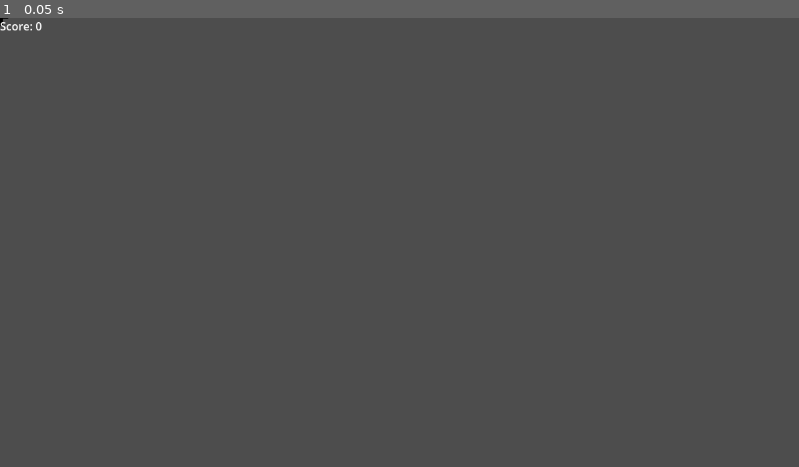
Above: before the commit, frame 1.
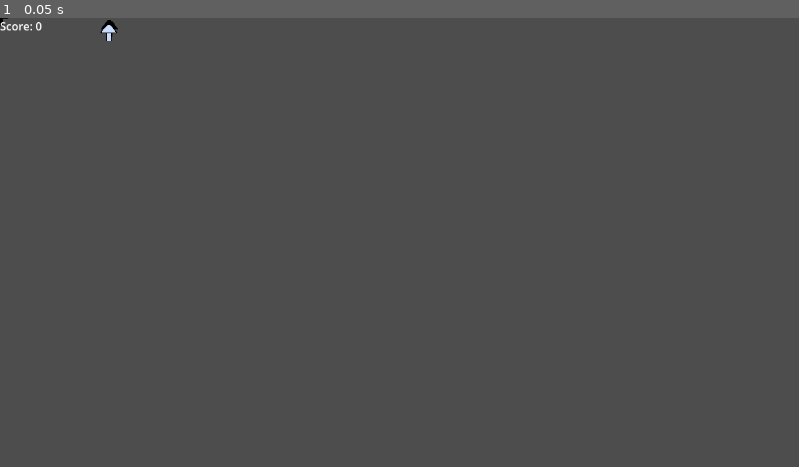
Above: after the commit, the same moment.

Repository: MichelleCDjunaidi/Karen_Simulator
Game: Godot game, scene res://scenes/game.tscn
The game is run twice, just before and just after one commit, with the same random seed, the same clock (stepped at 60 frames per second) and the same inputs. Before the commit the project has no main scene; this scene is started directly in both runs.
Inputs:
- Up to frame 1 (0.05 s): no input

The runs differ from the first frame. In frame 1, less than 0.1% of the frame differs, in the area x 12-15%, y 0-6%.
Error before the commit: Invalid call. Nonexistent function 'incrementScore' in base 'CanvasLayer'. (res://scripts/ArrowNote.gd:22)

Commit message:
first update, cleanup needed

Diff:
--- a/project.godot
+++ b/project.godot
@@ -11,6 +11,7 @@
 [application]
 
 config/name="Karen_Simulator"
+run/main_scene="res://scenes/game.tscn"
 config/features=PackedStringArray("4.1", "GL Compatibility")
 config/icon="res://icon.svg"
 
--- /dev/null
+++ b/scenes/ArrowButton.tscn
@@ -0,0 +1,23 @@
+[gd_scene load_steps=5 format=3 uid="uid://b0fvwsaa0ldkw"]
+
+[ext_resource type="Texture2D" uid="uid://cm6p2gdgqdk6u" path="res://frames/Sprite-0001.png" id="1_ka8la"]
+[ext_resource type="Texture2D" uid="uid://b5rdv2jtwak14" path="res://frames/Sprite-0002.png" id="2_vqidy"]
+[ext_resource type="Script" path="res://scripts/ArrowButton.gd" id="3_vevw5"]
+
+[sub_resource type="SpriteFrames" id="SpriteFrames_s0gaw"]
+animations = [{
+"frames": [{
+"duration": 1.0,
+"texture": ExtResource("1_ka8la")
+}, {
+"duration": 1.0,
+"texture": ExtResource("2_vqidy")
+}],
+"loop": true,
+"name": &"default",
+"speed": 5.0
+}]
+
+[node name="ArrowLeftButton" type="AnimatedSprite2D"]
+sprite_frames = SubResource("SpriteFrames_s0gaw")
+script = ExtResource("3_vevw5")
--- a/scenes/ArrowNote.tscn
+++ b/scenes/ArrowNote.tscn
@@ -21,6 +21,9 @@
 [sub_resource type="RectangleShape2D" id="RectangleShape2D_d3m5t"]
 size = Vector2(5, 9)
 
+[sub_resource type="RectangleShape2D" id="RectangleShape2D_13txc"]
+size = Vector2(5, 4.5)
+
 [node name="ArrowNote" type="AnimatedSprite2D"]
 sprite_frames = SubResource("SpriteFrames_eeiol")
 frame = 1
@@ -32,4 +35,10 @@
 [node name="CollisionShape2D" type="CollisionShape2D" parent="GoodArea"]
 shape = SubResource("RectangleShape2D_d3m5t")
 
+[node name="PerfectArea" type="Area2D" parent="."]
+
+[node name="CollisionShape2D" type="CollisionShape2D" parent="PerfectArea"]
+shape = SubResource("RectangleShape2D_13txc")
+
 [connection signal="area_entered" from="GoodArea" to="." method="_on_GoodArea_area_entered"]
+[connection signal="area_entered" from="PerfectArea" to="." method="_on_PerfectArea_area_entered"]
--- a/scenes/game.tscn
+++ b/scenes/game.tscn
@@ -1,21 +1,25 @@
-[gd_scene load_steps=6 format=3 uid="uid://bggqbyyq5scir"]
+[gd_scene load_steps=7 format=3 uid="uid://bggqbyyq5scir"]
 
 [ext_resource type="Script" path="res://scripts/game.gd" id="1_hq0dr"]
 [ext_resource type="PackedScene" uid="uid://bgix75oefke2t" path="res://scenes/ArrowNote.tscn" id="2_q5ynw"]
 [ext_resource type="PackedScene" uid="uid://cg6wutrk3vbhd" path="res://scenes/HUD.tscn" id="3_fgj27"]
 [ext_resource type="PackedScene" uid="uid://cx47ve3iv3u3l" path="res://scenes/ArrowSpawner.tscn" id="4_1cqob"]
-[ext_resource type="Script" path="res://scripts/ArrowSpawner.gd" id="5_8fvwp"]
+[ext_resource type="Script" path="res://scripts/HUD.gd" id="4_a0eba"]
+[ext_resource type="PackedScene" uid="uid://b0fvwsaa0ldkw" path="res://scenes/ArrowButton.tscn" id="6_afu41"]
 
 [node name="Game" type="Node2D"]
 script = ExtResource("1_hq0dr")
 
 [node name="background_placeholder" type="Sprite2D" parent="."]
 
-[node name="ArrowUp" parent="." instance=ExtResource("2_q5ynw")]
-
-[node name="ArrowDown" parent="." instance=ExtResource("2_q5ynw")]
+[node name="ArrowInstance" parent="." instance=ExtResource("2_q5ynw")]
+position = Vector2(158, 23)
 
 [node name="HUD" parent="." instance=ExtResource("3_fgj27")]
+script = ExtResource("4_a0eba")
 
 [node name="ArrowSpawner" parent="." instance=ExtResource("4_1cqob")]
-script = ExtResource("5_8fvwp")
+
+[node name="ArrowUpButton" parent="." instance=ExtResource("6_afu41")]
+position = Vector2(157, 21)
+input = "up"
--- /dev/null
+++ b/scripts/ArrowButton.gd
@@ -0,0 +1,56 @@
+extends AnimatedSprite2D
+var perfect = false
+var good = false
+var okay = false
+var current_note = null
+
+@export var input = ""
+
+
+# Called when the node enters the scene tree for the first time.
+func _ready():
+	pass # Replace with function body.
+
+# with credit to https://www.youtube.com/watch?v=_FRiPPbJsFQ
+func _unhandled_input(event):
+	if event.is_action(input):
+		if event.is_action_pressed(input, false):
+			if current_note != null:
+				if perfect:
+					get_parent().increment_score(3)
+					current_note.destroy(3)
+				elif good:
+					get_parent().increment_score(2)
+					current_note.destroy(2)
+				elif okay:
+					get_parent().increment_score(1)
+					current_note.destroy(1)
+				_reset()
+			else:
+				get_parent().increment_score(0)
+		if event.is_action_pressed(input):
+			frame = 1
+		elif event.is_action_released(input):
+			$PushTimer.start()
+
+func _on_PerfectArea_area_entered(area):
+	perfect = true
+
+func _on_PerfectArea_area_exited(area):
+	perfect = false
+
+func _on_GoodArea_area_entered(area):
+	good = true
+
+func _on_GoodArea_area_exited(area):
+	good = false
+
+
+func _on_PushTimer_timeout():
+	frame = 0
+
+func _reset():
+	current_note = null
+	perfect = false
+	good = false
+	okay = false
--- a/scripts/ArrowNote.gd
+++ b/scripts/ArrowNote.gd
@@ -13,10 +13,7 @@
 func _process(delta):
 	position += Vector2.UP * speed * delta #Moves pipe to the up at a constant speed
 #	crudest way to do it: check if position
-	if (position.y < -1500):
+	if (position.y < 0):
 # destroying
 		queue_free()
 	pass
-
-func _on_GoodArea_area_entered(area):
-	HUDNode.incrementScore(1)
--- /dev/null
+++ b/spawner.gd
@@ -0,0 +1,24 @@
+extends Node2D
+
+var arrow_path = preload("res://scenes/ArrowNote.tscn")
+
+# Called when the node enters the scene tree for the first time
+var wait_times = [2,3,4,5,6]
+func _ready():
+	$Timer.wait_time = wait_times[randi() % 4]
+	print($Timer.wait_time)
+	$Timer.start()
+
+
+# Called every frame. 'delta' is the elapsed time since the previous frame.
+func _process(delta):
+	pass
+
+
+func _on_timer_timeout():
+	var arrow = arrow_path.instantiate()
+	arrow.position = Vector2(500,500)
+	self.add_child(arrow)
+	$Timer.wait_time = wait_times[randi() % 4]
+	print($Timer.wait_time)
+	$Timer.start()
--- /dev/null
+++ b/spawner.tscn
@@ -0,0 +1,11 @@
+[gd_scene load_steps=2 format=3 uid="uid://cqdfj5h3jmi50"]
+
+[ext_resource type="Script" path="res://spawner.gd" id="1_we7bn"]
+
+[node name="spawner" type="Node2D"]
+script = ExtResource("1_we7bn")
+
+[node name="Timer" type="Timer" parent="."]
+one_shot = true
+
+[connection signal="timeout" from="Timer" to="." method="_on_timer_timeout"]
Not shown: 1 places in scenes/ArrowNote.tscn that only renumber resources
